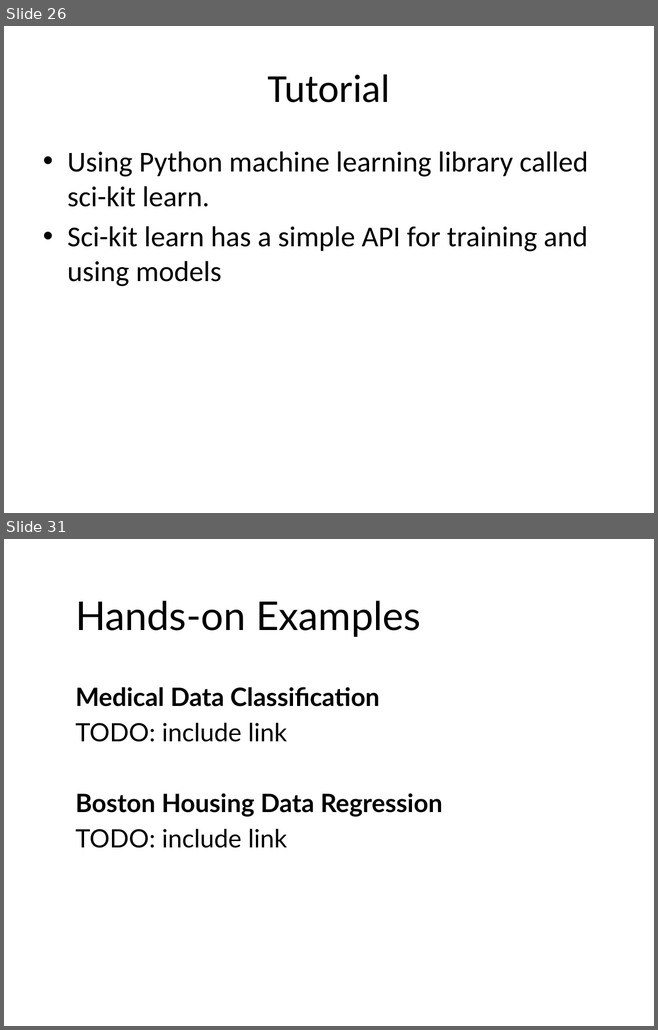
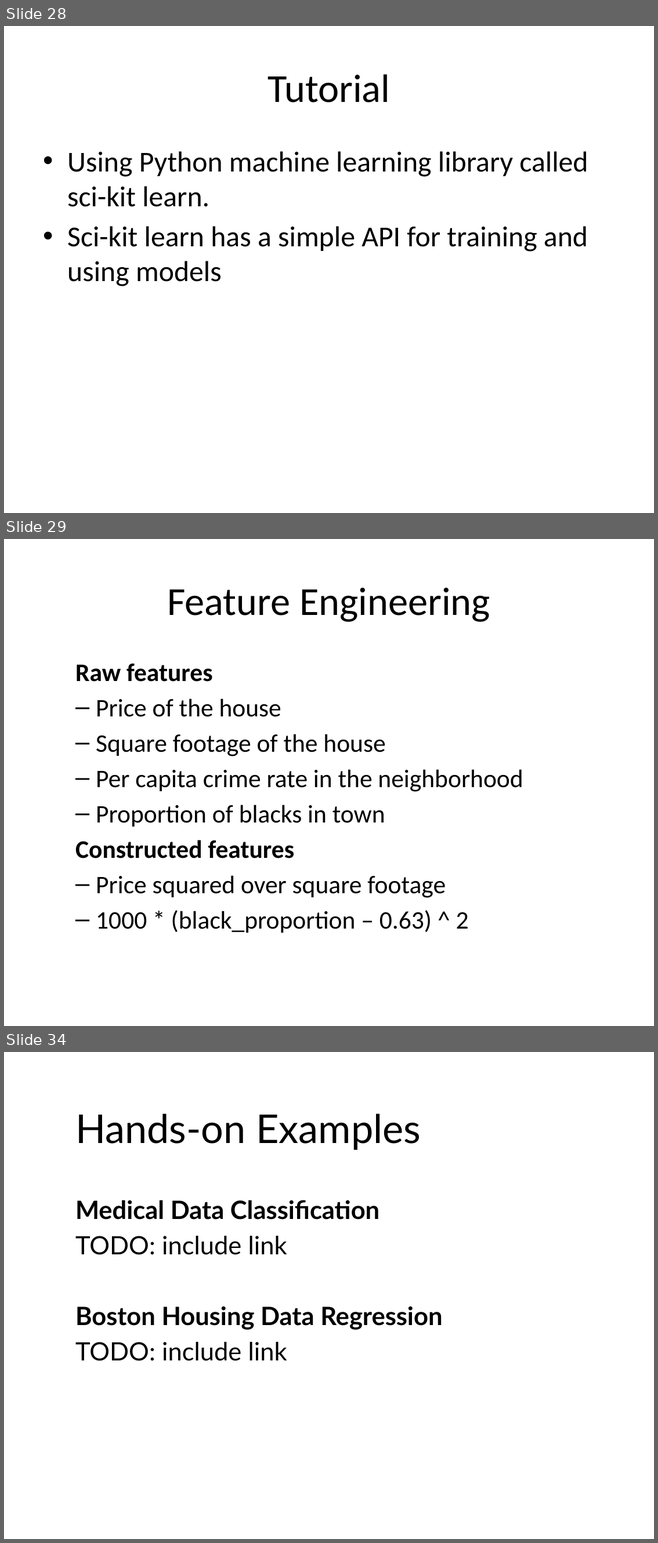
Before and after one commit to aloksharma1993/techfest-ml-tutorial, a slide deck: Techfest_ML.pptx. Shown one above the other, each under a label of ours: slides 26 and 31 before the commit, slides 28, 29 and 34 after it; the slides between them are not shown. The pictures are 658x1030 and 658x1543 pixels, drawn with LibreOffice and Linux fonts; fonts in the diff are those of the drawing; background and template pictures are left out. Boxes give left, top, right and bottom in pixels: in the first picture for what was removed or moved away, otherwise in the second. Text is boxed around its words. In the diff, an @@ line names an element or a change of style, - is before the commit and + after.

```diff
--- a/Techfest_ML.pptx
+++ b/Techfest_ML.pptx
@@ slide 29 added at (x1=4, y1=539, x2=654, y2=1026), background #FFFFFF @@
@@ title added at (x1=167, y1=588, x2=490, y2=622), 44 pt, text #000000 @@
+Feature Engineering
@@ text added at (x1=75, y1=663, x2=523, y2=933), 28 pt, text #000000 @@
+  Raw features
+  – Price of the house
+  – Square footage of the house
+  – Per capita crime rate in the neighborhood
+  – Proportion of blacks in town
+  Constructed features
+  – Price squared over square footage
+  – 1000 * (black_proportion – 0.63) ^ 2
@@ what was slide 26 is now slide 28 @@
@@ what was slide 31 is now slide 34 @@
```
Also in this commit, not shown: 12 slides changed, 2 other slides added.
